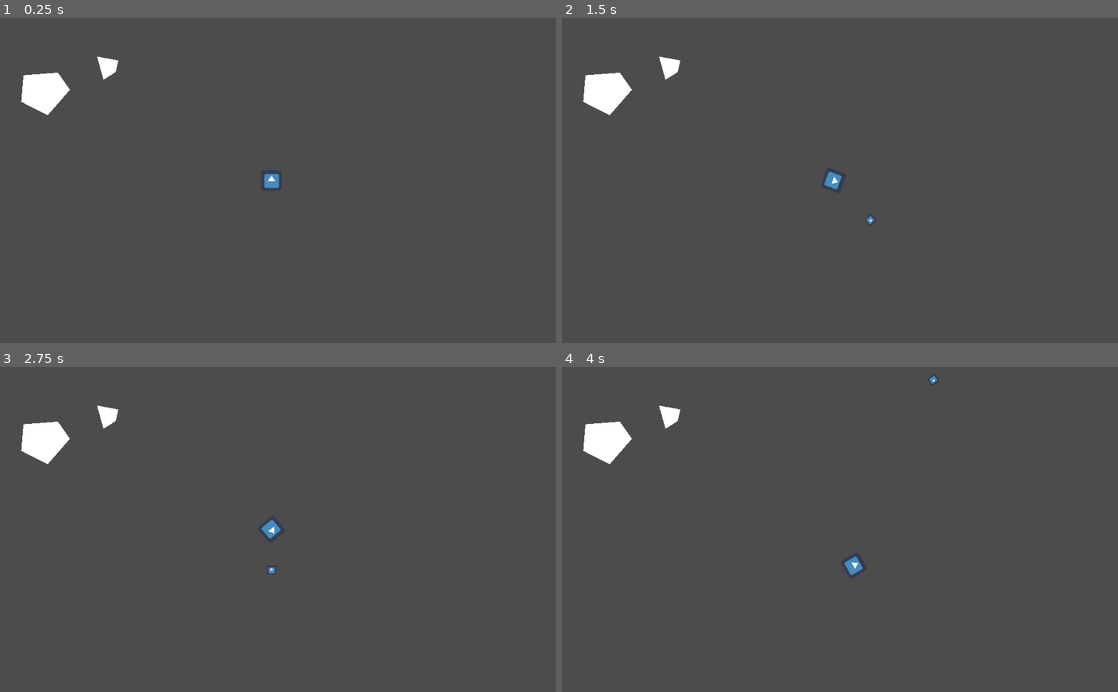
Above: before the commit, frames 1-4 (two rows, left to right).
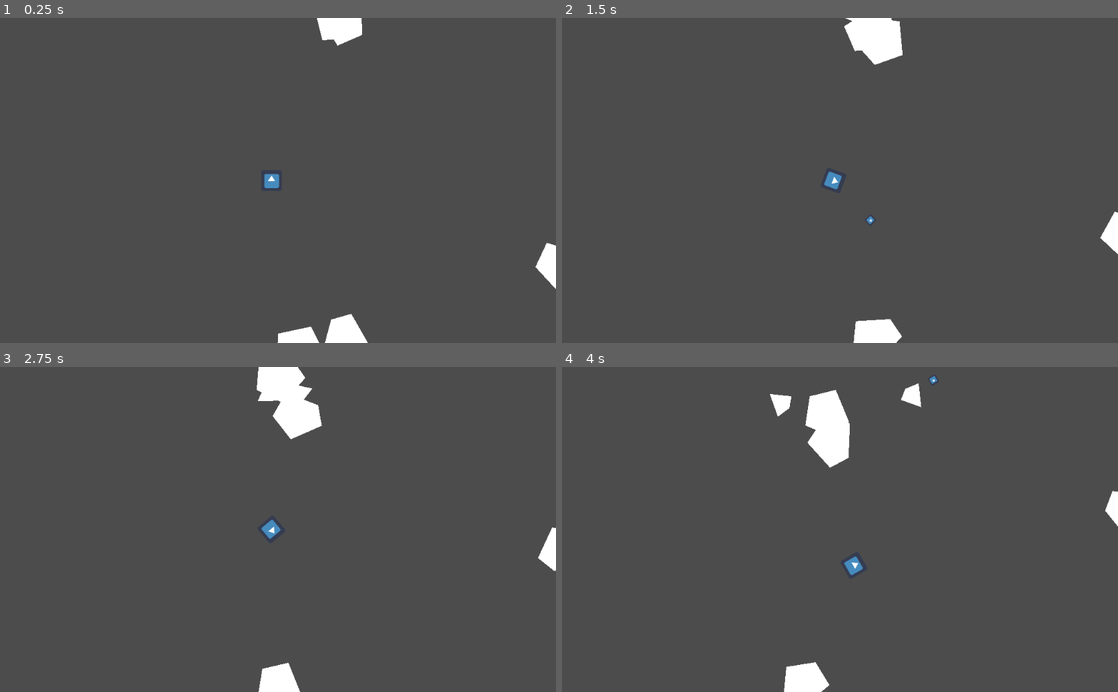
Above: after the commit, the same moments.

Repository: charliedavenport/SpaceJunk
Game: Godot game, scene res://Main.tscn
Same seed, same stepped clock (60 frames per second), same inputs: the game is played once before the commit and once after it. The engine's default icon, where the game draws it, is replaced by a stand-in: a white triangle on a blue panel in a dark square.
Inputs:
- Up to frame 1 (0.25 s): no input
- Up to frame 2 (1.5 s): hold Right (turn_right) 0.53-1.28 s; hold Space (shoot) 0.53-1.28 s; hold Left (turn_left) from 1.28 s (still down); tap Space (shoot) at 1.35 s
- Up to frame 3 (2.75 s): release Left (turn_left) at 2.03 s; hold Right (turn_right) from 2.03 s (still down); hold Space (shoot) from 2.03 s (still down)
- Up to frame 4 (4 s): release Right (turn_right) at 2.78 s; release Space (shoot) at 2.78 s; hold Up (forward) 2.78-3.53 s; tap Space (shoot) at 2.85 s; hold Left (turn_left) from 3.53 s (still down); hold Space (shoot) from 3.53 s (still down)

The runs differ from the first frame. In frame 1, 2.6% of the frame differs, in the area x 3-100%, y 0-100%; in frame 2, 2.9%; in frame 3, 3.4%; in frame 4, 3.5%, in the area x 3-100%, y 4-100%.

Commit message:
Player can destroy asteroids, and the feeling is mutual

Diff:
--- /dev/null
+++ b/Asteroid.gd
@@ -0,0 +1,25 @@
+class_name Asteroid
+extends KinematicBody2D
+
+var speed: float = 50
+var rot_speed: float = 1.0
+var vel: Vector2
+var screen_padding: float = 50.0
+
+onready var screen_width = get_viewport_rect().size.x
+onready var screen_height = get_viewport_rect().size.y
+onready var rng = RandomNumberGenerator.new()
+
+func _ready():
+	rng.randomize()
+
+func start(point: Vector2, rot: float) -> void:
+	self.position = point
+	self.rotate(rot)
+	vel = transform.y * speed * -1
+
+func _physics_process(delta):
+	self.rotate(rot_speed * delta)
+	var collision = move_and_collide(vel * delta)
+	position.x = wrapf(position.x, 0 - screen_padding, screen_width + screen_padding)
+	position.y = wrapf(position.y, 0 - screen_padding, screen_height + screen_padding)
--- /dev/null
+++ b/Asteroid_Big.gd
@@ -0,0 +1,14 @@
+class_name Asteroid_Big
+extends Asteroid
+
+const asteroid_small = preload("res://Asteroid_Small.tscn")
+
+func destroy() -> void:
+	# spawn two small asteroids and then destroy self
+	for i in range(2):
+		var asteroid_small_inst = asteroid_small.instance()
+		var rand_rot = rng.randf_range(0, TAU)
+		get_tree().root.add_child(asteroid_small_inst)
+		asteroid_small_inst.speed = 75 # probably should be defined in asteroid_small.gd
+		asteroid_small_inst.start(position, rand_rot)
+	queue_free()
--- a/Asteroid_Big.tscn
+++ b/Asteroid_Big.tscn
@@ -1,7 +1,10 @@
-[gd_scene format=2]
+[gd_scene load_steps=2 format=2]
+
+[ext_resource path="res://Asteroid_Big.gd" type="Script" id=1]
 
 [node name="Asteroid_Big" type="KinematicBody2D"]
 collision_layer = 4
+script = ExtResource( 1 )
 
 [node name="Polygon2D" type="Polygon2D" parent="."]
 position = Vector2( -10.5677, 0.61924 )
--- /dev/null
+++ b/Asteroid_Small.gd
@@ -0,0 +1,5 @@
+class_name Asteroid_Small
+extends Asteroid
+
+func destroy() -> void:
+	queue_free()
--- a/Asteroid_Small.tscn
+++ b/Asteroid_Small.tscn
@@ -1,7 +1,10 @@
-[gd_scene format=2]
+[gd_scene load_steps=2 format=2]
+
+[ext_resource path="res://Asteroid_Small.gd" type="Script" id=1]
 
 [node name="Asteroid_Small" type="KinematicBody2D"]
 collision_layer = 4
+script = ExtResource( 1 )
 
 [node name="Polygon2D" type="Polygon2D" parent="."]
 polygon = PoolVector2Array( -17.5096, -15.5929, 21.7342, -8.45767, 16.9774, 12.9481, -5.61755, 27.2185 )
--- a/GameManager.gd
+++ b/GameManager.gd
@@ -1,11 +1,71 @@
+class_name GameManager
 extends Node2D
 
+const asteroid_big = preload("res://Asteroid_Big.tscn")
+const Asteroid = preload("res://Asteroid.gd")
+const Projectile = preload("res://Projectile.gd")
+
 onready var player = get_node("Player")
-onready var asteroid_big = preload("res://Asteroid_Big.tscn")
-onready var asteroid_small = preload("res://Asteroid_Small.tscn")
+onready var rng = RandomNumberGenerator.new()
+onready var screen_width = get_viewport_rect().size.x
+onready var screen_height = get_viewport_rect().size.y
+
+export var asteroid_timer_start: float = 15.0
+export var initial_asteroids: int = 5
+
+var asteroid_timer: float
 
 func _ready():
-	pass
+	rng.randomize()
+	get_tree().connect("node_added", self, "on_node_added")
+	asteroid_timer = asteroid_timer_start
+	init_asteroid_spawn()
+	continuous_asteroid_spawn()
 
 func _process(delta):
 	pass
+
+func init_asteroid_spawn() -> void:
+	for i in range(initial_asteroids):
+		asteroid_spawn()
+
+func continuous_asteroid_spawn() -> void:
+	# spawn an asteroid whenever the timer
+	pass
+
+func asteroid_spawn() -> void:
+	# pick a random location on the edge of the screen
+	# "unwrap" the screen into a single line, pick a random point on that line
+	var unwrapped_range = (2 * screen_height) + (2 * screen_width)
+	var rand_num = rng.randi_range(0, unwrapped_range)
+	# "wrap" values around the screen rect
+	var rand_point: Vector2
+	# LEFT SIDE
+	if rand_num < screen_height:
+		rand_point = Vector2(0, rand_num)
+	# RIGHT SIDE
+	elif rand_num < 2 * screen_height:
+		var line_offset = screen_height
+		rand_point = Vector2(screen_width, rand_num - line_offset)
+	# TOP SIDE
+	elif rand_num < (2 * screen_height) + screen_width:
+		var line_offset = 2 * screen_height
+		rand_point = Vector2(rand_num - line_offset, 0)
+	# BOTTOM SIDE
+	else:
+		var line_offset = (2 * screen_height) + screen_width
+		rand_point = Vector2(rand_num - line_offset, screen_height)
+	var rand_rot = rng.randf_range(0, TAU)
+	var asteroid_inst = asteroid_big.instance()
+	#get_tree().root.add_child(asteroid_inst)
+	get_tree().root.call_deferred("add_child", asteroid_inst)
+	asteroid_inst.start(rand_point, rand_rot)
+
+func on_node_added(node) -> void:
+	if node is Projectile:
+		node.connect("projectile_hit", self, "on_projectile_hit")
+
+func on_projectile_hit(node) -> void:
+	if node is Asteroid:
+		print('hit asteroid')
+		node.destroy()
--- a/Main.tscn
+++ b/Main.tscn
@@ -1,8 +1,6 @@
-[gd_scene load_steps=5 format=2]
+[gd_scene load_steps=3 format=2]
 
 [ext_resource path="res://Player.tscn" type="PackedScene" id=1]
-[ext_resource path="res://Asteroid_Big.tscn" type="PackedScene" id=2]
-[ext_resource path="res://Asteroid_Small.tscn" type="PackedScene" id=3]
 [ext_resource path="res://GameManager.gd" type="Script" id=4]
 
 [node name="Main" type="Node2D"]
@@ -14,8 +12,5 @@
 stopping_thrust = 3.0
 turnspeed = 3.5
 
-[node name="Asteroid_Big" parent="." instance=ExtResource( 2 )]
-position = Vector2( 74.92, 137.948 )
-
-[node name="Asteroid_Small" parent="." instance=ExtResource( 3 )]
-position = Vector2( 196.219, 86.8121 )
+[node name="AsteroidSpawnTimer" type="Timer" parent="."]
+wait_time = 5.0
--- a/Player.gd
+++ b/Player.gd
@@ -3,18 +3,26 @@
 export var thrust: float = 1.0
 export var stopping_thrust: float = 2.0
 export var turnspeed: float = 1.0
+export var max_lives: int = 5
 
 var vel: Vector2
+var alive: bool
+var lives: int
 
 onready var screen_width = get_viewport_rect().size.x
 onready var screen_height = get_viewport_rect().size.y
 onready var projectile = preload("res://Projectile.tscn")
 
 func _ready():
+	alive = true
+	lives = max_lives
 	vel = Vector2.ZERO
-	$ThrusterPolygon.visible = true
+	$ThrusterPolygon.visible = false
+	$AnimationPlayer.play("Idle")
 
 func _physics_process(delta):
+	if not alive:
+		return
 	# handle rotation
 	if Input.is_action_pressed("turn_left"):
 		rotate(-1.0 * turnspeed * delta)
@@ -48,4 +56,19 @@
 	projectile_inst.start(self.global_transform)
 
 func kill() -> void:
-	pass
+	alive = false
+	lives -= 1
+	$CollisionShape2D.disabled = true
+	$AnimationPlayer.play("Destroyed")
+	$ThrusterPolygon.visible = false
+
+func on_destroyed_end() -> void:
+	$AnimationPlayer.play("Idle")
+	reset()
+
+func reset() -> void:
+	alive = true
+	rotation = 0.0
+	position = Vector2(screen_width/2, screen_height/2)
+	vel = Vector2.ZERO
+	$CollisionShape2D.disabled = false
--- a/Player.tscn
+++ b/Player.tscn
@@ -1,10 +1,396 @@
-[gd_scene load_steps=4 format=2]
+[gd_scene load_steps=10 format=2]
 
 [ext_resource path="res://icon.png" type="Texture" id=1]
 [ext_resource path="res://Player.gd" type="Script" id=2]
+[ext_resource path="res://icon_shard_1.png" type="Texture" id=3]
+[ext_resource path="res://icon_shard_2.png" type="Texture" id=4]
+[ext_resource path="res://icon_shard_3.png" type="Texture" id=5]
 
 [sub_resource type="CircleShape2D" id=1]
 radius = 20.4771
+
+[sub_resource type="Animation" id=2]
+resource_name = "Destroyed"
+tracks/0/type = "value"
+tracks/0/path = NodePath("ShipSprite:visible")
+tracks/0/interp = 1
+tracks/0/loop_wrap = true
+tracks/0/imported = false
+tracks/0/enabled = true
+tracks/0/keys = {
+"times": PoolRealArray( 0 ),
+"transitions": PoolRealArray( 1 ),
+"update": 1,
+"values": [ false ]
+}
+tracks/1/type = "value"
+tracks/1/path = NodePath("BrokenShipSprite1:visible")
+tracks/1/interp = 1
+tracks/1/loop_wrap = true
+tracks/1/imported = false
+tracks/1/enabled = true
+tracks/1/keys = {
+"times": PoolRealArray( 0 ),
+"transitions": PoolRealArray( 1 ),
+"update": 1,
+"values": [ true ]
+}
+tracks/2/type = "value"
+tracks/2/path = NodePath("BrokenShipSprite2:visible")
+tracks/2/interp = 1
+tracks/2/loop_wrap = true
+tracks/2/imported = false
+tracks/2/enabled = true
+tracks/2/keys = {
+"times": PoolRealArray( 0 ),
+"transitions": PoolRealArray( 1 ),
+"update": 1,
+"values": [ true ]
+}
+tracks/3/type = "value"
+tracks/3/path = NodePath("BrokenShipSprite3:visible")
+tracks/3/interp = 1
+tracks/3/loop_wrap = true
+tracks/3/imported = false
+tracks/3/enabled = true
+tracks/3/keys = {
+"times": PoolRealArray( 0 ),
+"transitions": PoolRealArray( 1 ),
+"update": 1,
+"values": [ true ]
+}
+tracks/4/type = "value"
+tracks/4/path = NodePath("BrokenShipSprite1:position")
+tracks/4/interp = 1
+tracks/4/loop_wrap = true
+tracks/4/imported = false
+tracks/4/enabled = true
+tracks/4/keys = {
+"times": PoolRealArray( 0, 1 ),
+"transitions": PoolRealArray( 1, 1 ),
+"update": 0,
+"values": [ Vector2( 0, 0 ), Vector2( 51.9139, -24.4135 ) ]
+}
+tracks/5/type = "value"
+tracks/5/path = NodePath("BrokenShipSprite1:rotation_degrees")
+tracks/5/interp = 1
+tracks/5/loop_wrap = true
+tracks/5/imported = false
+tracks/5/enabled = true
+tracks/5/keys = {
+"times": PoolRealArray( 0, 1 ),
+"transitions": PoolRealArray( 1, 1 ),
+"update": 0,
+"values": [ 0.0, 73.2558 ]
+}
+tracks/6/type = "value"
+tracks/6/path = NodePath("BrokenShipSprite2:position")
+tracks/6/interp = 1
+tracks/6/loop_wrap = true
+tracks/6/imported = false
+tracks/6/enabled = true
+tracks/6/keys = {
+"times": PoolRealArray( 0, 1 ),
+"transitions": PoolRealArray( 1, 1 ),
+"update": 0,
+"values": [ Vector2( 0, 0 ), Vector2( -55.8425, -28.6228 ) ]
+}
+tracks/7/type = "value"
+tracks/7/path = NodePath("BrokenShipSprite2:rotation_degrees")
+tracks/7/interp = 1
+tracks/7/loop_wrap = true
+tracks/7/imported = false
+tracks/7/enabled = true
+tracks/7/keys = {
+"times": PoolRealArray( 0, 1 ),
+"transitions": PoolRealArray( 1, 1 ),
+"update": 0,
+"values": [ 0.0, -68.2068 ]
+}
+tracks/8/type = "value"
+tracks/8/path = NodePath("BrokenShipSprite3:position")
+tracks/8/interp = 1
+tracks/8/loop_wrap = true
+tracks/8/imported = false
+tracks/8/enabled = true
+tracks/8/keys = {
+"times": PoolRealArray( 0, 1 ),
+"transitions": PoolRealArray( 1, 1 ),
+"update": 0,
+"values": [ Vector2( 0, 0 ), Vector2( 19.9192, 48.7575 ) ]
+}
+tracks/9/type = "value"
+tracks/9/path = NodePath("BrokenShipSprite3:rotation_degrees")
+tracks/9/interp = 1
+tracks/9/loop_wrap = true
+tracks/9/imported = false
+tracks/9/enabled = true
+tracks/9/keys = {
+"times": PoolRealArray( 0, 1 ),
+"transitions": PoolRealArray( 1, 1 ),
+"update": 0,
+"values": [ 0.0, -63.6975 ]
+}
+tracks/10/type = "method"
+tracks/10/path = NodePath(".")
+tracks/10/interp = 1
+tracks/10/loop_wrap = true
+tracks/10/imported = false
+tracks/10/enabled = true
+tracks/10/keys = {
+"times": PoolRealArray( 1 ),
+"transitions": PoolRealArray( 1 ),
+"values": [ {
+"args": [  ],
+"method": "on_destroyed_end"
+} ]
+}
+
+[sub_resource type="Animation" id=3]
+resource_name = "Idle"
+tracks/0/type = "value"
+tracks/0/path = NodePath("ShipSprite:visible")
+tracks/0/interp = 1
+tracks/0/loop_wrap = true
+tracks/0/imported = false
+tracks/0/enabled = true
+tracks/0/keys = {
+"times": PoolRealArray( 0 ),
+"transitions": PoolRealArray( 1 ),
+"update": 1,
+"values": [ true ]
+}
+tracks/1/type = "value"
+tracks/1/path = NodePath("BrokenShipSprite1:visible")
+tracks/1/interp = 1
+tracks/1/loop_wrap = true
+tracks/1/imported = false
+tracks/1/enabled = true
+tracks/1/keys = {
+"times": PoolRealArray( 0 ),
+"transitions": PoolRealArray( 1 ),
+"update": 1,
+"values": [ false ]
+}
+tracks/2/type = "value"
+tracks/2/path = NodePath("BrokenShipSprite2:visible")
+tracks/2/interp = 1
+tracks/2/loop_wrap = true
+tracks/2/imported = false
+tracks/2/enabled = true
+tracks/2/keys = {
+"times": PoolRealArray( 0 ),
+"transitions": PoolRealArray( 1 ),
+"update": 1,
+"values": [ false ]
+}
+tracks/3/type = "value"
+tracks/3/path = NodePath("BrokenShipSprite3:visible")
+tracks/3/interp = 1
+tracks/3/loop_wrap = true
+tracks/3/imported = false
+tracks/3/enabled = true
+tracks/3/keys = {
+"times": PoolRealArray( 0 ),
+"transitions": PoolRealArray( 1 ),
+"update": 1,
+"values": [ false ]
+}
+tracks/4/type = "value"
+tracks/4/path = NodePath("BrokenShipSprite3:position")
+tracks/4/interp = 1
+tracks/4/loop_wrap = true
+tracks/4/imported = false
+tracks/4/enabled = true
+tracks/4/keys = {
+"times": PoolRealArray( 0 ),
+"transitions": PoolRealArray( 1 ),
+"update": 0,
+"values": [ Vector2( 0, 0 ) ]
+}
+tracks/5/type = "value"
+tracks/5/path = NodePath("BrokenShipSprite3:rotation_degrees")
+tracks/5/interp = 1
+tracks/5/loop_wrap = true
+tracks/5/imported = false
+tracks/5/enabled = true
+tracks/5/keys = {
+"times": PoolRealArray( 0 ),
+"transitions": PoolRealArray( 1 ),
+"update": 0,
+"values": [ 0.0 ]
+}
+tracks/6/type = "value"
+tracks/6/path = NodePath("BrokenShipSprite2:position")
+tracks/6/interp = 1
+tracks/6/loop_wrap = true
+tracks/6/imported = false
+tracks/6/enabled = true
+tracks/6/keys = {
+"times": PoolRealArray( 0 ),
+"transitions": PoolRealArray( 1 ),
+"update": 0,
+"values": [ Vector2( 0, 0 ) ]
+}
+tracks/7/type = "value"
+tracks/7/path = NodePath("BrokenShipSprite2:rotation_degrees")
+tracks/7/interp = 1
+tracks/7/loop_wrap = true
+tracks/7/imported = false
+tracks/7/enabled = true
+tracks/7/keys = {
+"times": PoolRealArray( 0 ),
+"transitions": PoolRealArray( 1 ),
+"update": 0,
+"values": [ 0.0 ]
+}
+tracks/8/type = "value"
+tracks/8/path = NodePath("BrokenShipSprite1:position")
+tracks/8/interp = 1
+tracks/8/loop_wrap = true
+tracks/8/imported = false
+tracks/8/enabled = true
+tracks/8/keys = {
+"times": PoolRealArray( 0 ),
+"transitions": PoolRealArray( 1 ),
+"update": 0,
+"values": [ Vector2( 0, 0 ) ]
+}
+tracks/9/type = "value"
+tracks/9/path = NodePath("BrokenShipSprite1:rotation_degrees")
+tracks/9/interp = 1
+tracks/9/loop_wrap = true
+tracks/9/imported = false
+tracks/9/enabled = true
+tracks/9/keys = {
+"times": PoolRealArray( 0 ),
+"transitions": PoolRealArray( 1 ),
+"update": 0,
+"values": [ 0.0 ]
+}
+
+[sub_resource type="Animation" id=4]
+length = 0.001
+tracks/0/type = "value"
+tracks/0/path = NodePath("ShipSprite:visible")
+tracks/0/interp = 1
+tracks/0/loop_wrap = true
+tracks/0/imported = false
+tracks/0/enabled = true
+tracks/0/keys = {
+"times": PoolRealArray( 0 ),
+"transitions": PoolRealArray( 1 ),
+"update": 0,
+"values": [ true ]
+}
+tracks/1/type = "value"
+tracks/1/path = NodePath("BrokenShipSprite1:visible")
+tracks/1/interp = 1
+tracks/1/loop_wrap = true
+tracks/1/imported = false
+tracks/1/enabled = true
+tracks/1/keys = {
+"times": PoolRealArray( 0 ),
+"transitions": PoolRealArray( 1 ),
+"update": 0,
+"values": [ false ]
+}
+tracks/2/type = "value"
+tracks/2/path = NodePath("BrokenShipSprite2:visible")
+tracks/2/interp = 1
+tracks/2/loop_wrap = true
+tracks/2/imported = false
+tracks/2/enabled = true
+tracks/2/keys = {
+"times": PoolRealArray( 0 ),
+"transitions": PoolRealArray( 1 ),
+"update": 0,
+"values": [ false ]
+}
+tracks/3/type = "value"
+tracks/3/path = NodePath("BrokenShipSprite3:visible")
+tracks/3/interp = 1
+tracks/3/loop_wrap = true
+tracks/3/imported = false
+tracks/3/enabled = true
+tracks/3/keys = {
+"times": PoolRealArray( 0 ),
+"transitions": PoolRealArray( 1 ),
+"update": 0,
+"values": [ false ]
+}
+tracks/4/type = "value"
+tracks/4/path = NodePath("BrokenShipSprite3:position")
+tracks/4/interp = 1
+tracks/4/loop_wrap = true
+tracks/4/imported = false
+tracks/4/enabled = true
+tracks/4/keys = {
+"times": PoolRealArray( 0 ),
+"transitions": PoolRealArray( 1 ),
+"update": 0,
+"values": [ Vector2( 0, 0 ) ]
+}
+tracks/5/type = "value"
+tracks/5/path = NodePath("BrokenShipSprite3:rotation_degrees")
+tracks/5/interp = 1
+tracks/5/loop_wrap = true
+tracks/5/imported = false
+tracks/5/enabled = true
+tracks/5/keys = {
+"times": PoolRealArray( 0 ),
+"transitions": PoolRealArray( 1 ),
+"update": 0,
+"values": [ 0.0 ]
+}
+tracks/6/type = "value"
+tracks/6/path = NodePath("BrokenShipSprite2:position")
+tracks/6/interp = 1
+tracks/6/loop_wrap = true
+tracks/6/imported = false
+tracks/6/enabled = true
+tracks/6/keys = {
+"times": PoolRealArray( 0 ),
+"transitions": PoolRealArray( 1 ),
+"update": 0,
+"values": [ Vector2( 0, 0 ) ]
+}
+tracks/7/type = "value"
+tracks/7/path = NodePath("BrokenShipSprite2:rotation_degrees")
+tracks/7/interp = 1
+tracks/7/loop_wrap = true
+tracks/7/imported = false
+tracks/7/enabled = true
+tracks/7/keys = {
+"times": PoolRealArray( 0 ),
+"transitions": PoolRealArray( 1 ),
+"update": 0,
+"values": [ 0.0 ]
+}
+tracks/8/type = "value"
+tracks/8/path = NodePath("BrokenShipSprite1:position")
+tracks/8/interp = 1
+tracks/8/loop_wrap = true
+tracks/8/imported = false
+tracks/8/enabled = true
+tracks/8/keys = {
+"times": PoolRealArray( 0 ),
+"transitions": PoolRealArray( 1 ),
+"update": 0,
+"values": [ Vector2( 0, 0 ) ]
+}
+tracks/9/type = "value"
+tracks/9/path = NodePath("BrokenShipSprite1:rotation_degrees")
+tracks/9/interp = 1
+tracks/9/loop_wrap = true
+tracks/9/imported = false
+tracks/9/enabled = true
+tracks/9/keys = {
+"times": PoolRealArray( 0 ),
+"transitions": PoolRealArray( 1 ),
+"update": 0,
+"values": [ 0.0 ]
+}
 
 [node name="Player" type="KinematicBody2D"]
 collision_mask = 4
@@ -14,7 +400,7 @@
 }
 
 [node name="ShipSprite" type="Sprite" parent="."]
-scale = Vector2( 0.59375, 0.59375 )
+scale = Vector2( 0.6, 0.6 )
 texture = ExtResource( 1 )
 
 [node name="CollisionShape2D" type="CollisionShape2D" parent="."]
@@ -22,3 +408,23 @@
 
 [node name="ThrusterPolygon" type="Polygon2D" parent="."]
 polygon = PoolVector2Array( -15, 22, 15, 22, 0, 50 )
+
+[node name="BrokenShipSprite1" type="Sprite" parent="."]
+visible = false
+scale = Vector2( 0.6, 0.6 )
+texture = ExtResource( 3 )
+
+[node name="BrokenShipSprite2" type="Sprite" parent="."]
+visible = false
+scale = Vector2( 0.6, 0.6 )
+texture = ExtResource( 4 )
+
+[node name="BrokenShipSprite3" type="Sprite" parent="."]
+visible = false
+scale = Vector2( 0.6, 0.6 )
+texture = ExtResource( 5 )
+
+[node name="AnimationPlayer" type="AnimationPlayer" parent="."]
+anims/Destroyed = SubResource( 2 )
+anims/Idle = SubResource( 3 )
+anims/RESET = SubResource( 4 )
--- a/Projectile.gd
+++ b/Projectile.gd
@@ -16,7 +16,7 @@
 	var vel = self.transform.y * speed * -1 * delta
 	var collision = move_and_collide(vel)
 	if collision:
-		emit_signal("projectile_hit", collision)
+		emit_signal("projectile_hit", collision.collider)
 		queue_free()
 	position.x = wrapf(position.x, 0, screen_width)
 	position.y = wrapf(position.y, 0, screen_height)
--- a/project.godot
+++ b/project.godot
@@ -7,6 +7,34 @@
 ;   param=value ; assign values to parameters
 
 config_version=4
+
+_global_script_classes=[ {
+"base": "KinematicBody2D",
+"class": "Asteroid",
+"language": "GDScript",
+"path": "res://Asteroid.gd"
+}, {
+"base": "Asteroid",
+"class": "Asteroid_Big",
+"language": "GDScript",
+"path": "res://Asteroid_Big.gd"
+}, {
+"base": "Asteroid",
+"class": "Asteroid_Small",
+"language": "GDScript",
+"path": "res://Asteroid_Small.gd"
+}, {
+"base": "Node2D",
+"class": "GameManager",
+"language": "GDScript",
+"path": "res://GameManager.gd"
+} ]
+_global_script_class_icons={
+"Asteroid": "",
+"Asteroid_Big": "",
+"Asteroid_Small": "",
+"GameManager": ""
+}
 
 [application]
 
